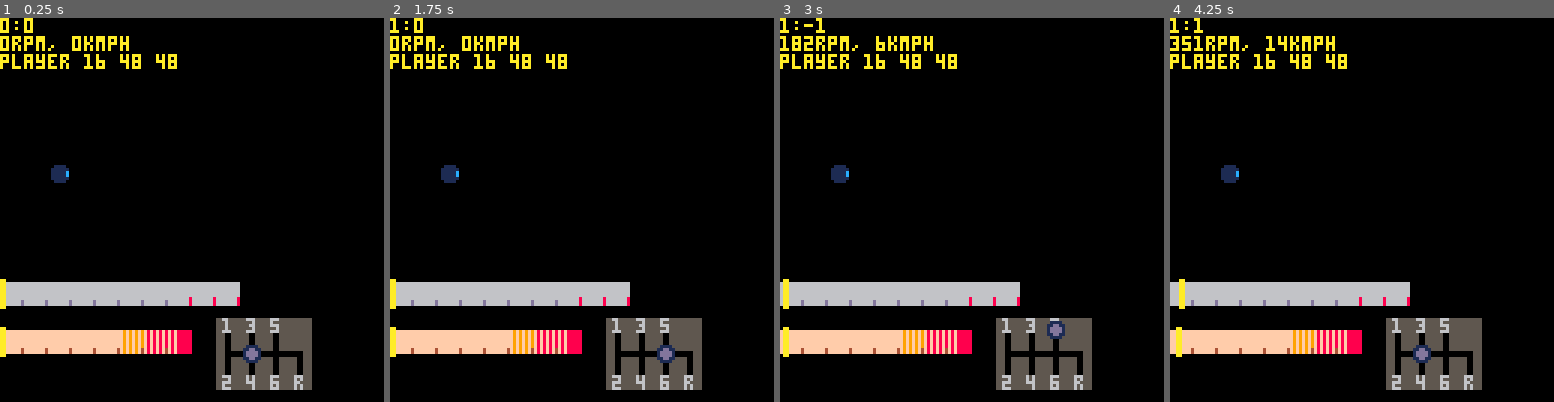
Above: before the commit, frames 1-4 (left to right).
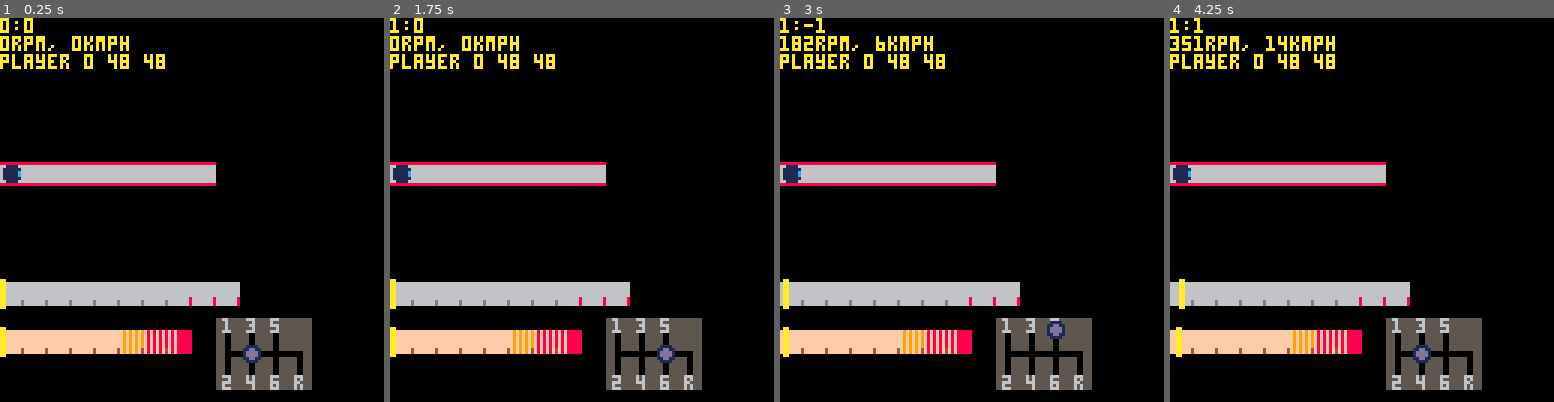
Above: after the commit, the same moments.

Repository: VedVid/PICOdrag
Game: PICO-8 cartridge picodrag.p8
Same seed, same stepped clock (60 frames per second), same inputs: the game is played once before the commit and once after it.
Inputs:
- Up to frame 1 (0.25 s): no input
- Up to frame 2 (1.75 s): hold Right from 1.6 s (still down)
- Up to frame 3 (3 s): release Right at 2.1 s; hold Up 2.15-2.42 s; hold Right from 2.47 s (still down)
- Up to frame 4 (4.25 s): release Right at 3.03 s; hold Left 3.08-3.58 s; hold Down 3.63-3.97 s; hold Right from 4.02 s (still down)

The runs differ from the first frame. In frame 1, 4.0% of the frame differs, in the area x 0-57%, y 9-44%; in frame 2, 4.0%; in frame 3, 4.0%; in frame 4, 4.0%.

Commit message:
Track consists of cells. Initial x,y of player is equal to x,y of track start

Diff:
--- a/picodrag.p8
+++ b/picodrag.p8
@@ -6,7 +6,10 @@
 function _init()
  pi = 3.14
  fps = 30
+ track = make_track()
  player = make_player()
+ player.x = track.x
+ player.y = track.y
  car = make_car()
  ui = create_ui(car)
 end
@@ -20,6 +23,7 @@
 function _draw()
  cls()
  draw_ui(ui, car)
+ draw_track(track)
  draw_player(player)
  if ui.gearbox.current_gear then
   print(ui.gearbox.current_gear[1]..":"..ui.gearbox.current_gear[2])
@@ -175,6 +179,14 @@
  draw_gearbox(car)
 end
 
+function draw_track(track)
+ local xoff = 0
+ for k, v in pairs(track.cells) do
+  spr(v, track.x+xoff, track.y)
+  xoff += 8
+ end
+end
+
 function draw_gauges()
  local xoff = 0
 
@@ -359,12 +371,10 @@
 end
 
 -->8
--- cars and related math
+-- player and cars
 
 function make_player()
  local player = {}
- player.x = 16
- player.y = 48
  player.sprite = 48
  return player
 end
@@ -592,6 +602,25 @@
 -- formula: v = (3.6 * rpm * pi * wheel_ratio) /
 --              (30 * gear_ratio * final_ratio)
 
+-->8
+-- tracks
+
+function make_track()
+ local track = {}
+ track.x = 0
+ track.y = 48
+ track.cells = {}
+ add(track.cells, 11)
+ add(track.cells, 11)
+ add(track.cells, 11)
+ add(track.cells, 11)
+ add(track.cells, 11)
+ add(track.cells, 11)
+ add(track.cells, 11)
+ add(track.cells, 11)
+ add(track.cells, 11)
+ return track
+end
 __gfx__
 00000000666666666666666600000000555555555566555555666555556665550000000000000000000000008888888800000000000000000000000000000000
 00000000666666666666666600000000555555555556555555556555556555550000000000111100000000006666666600000000000000000000000000000000
